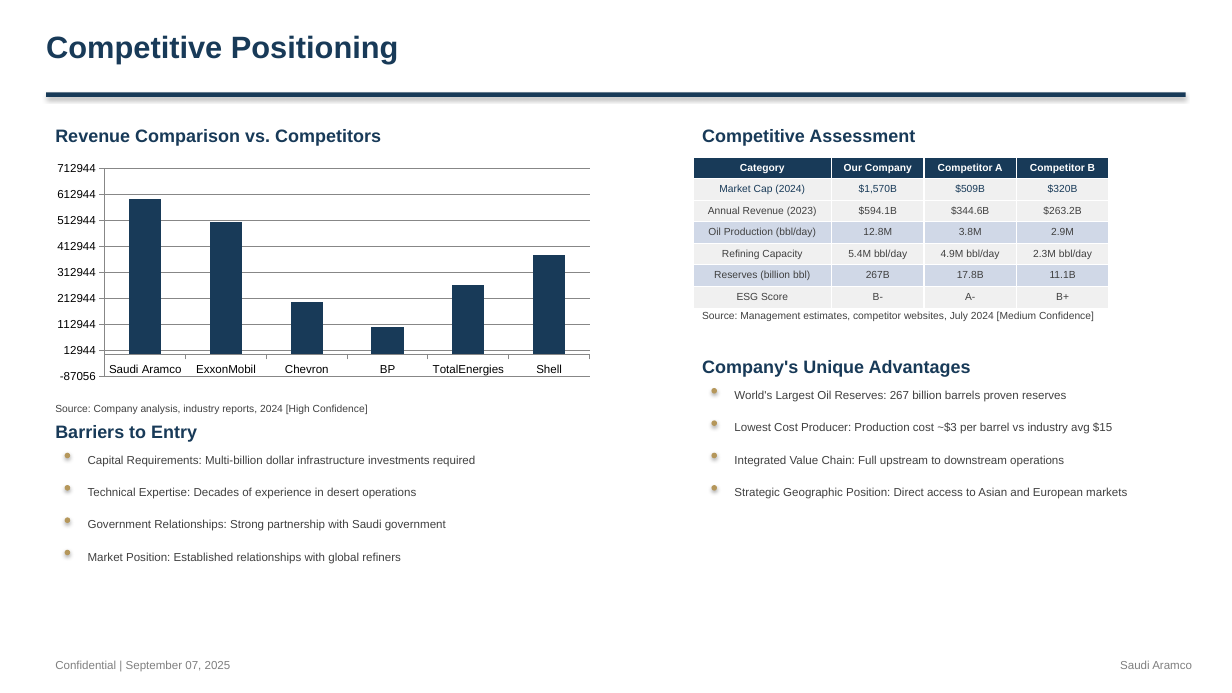
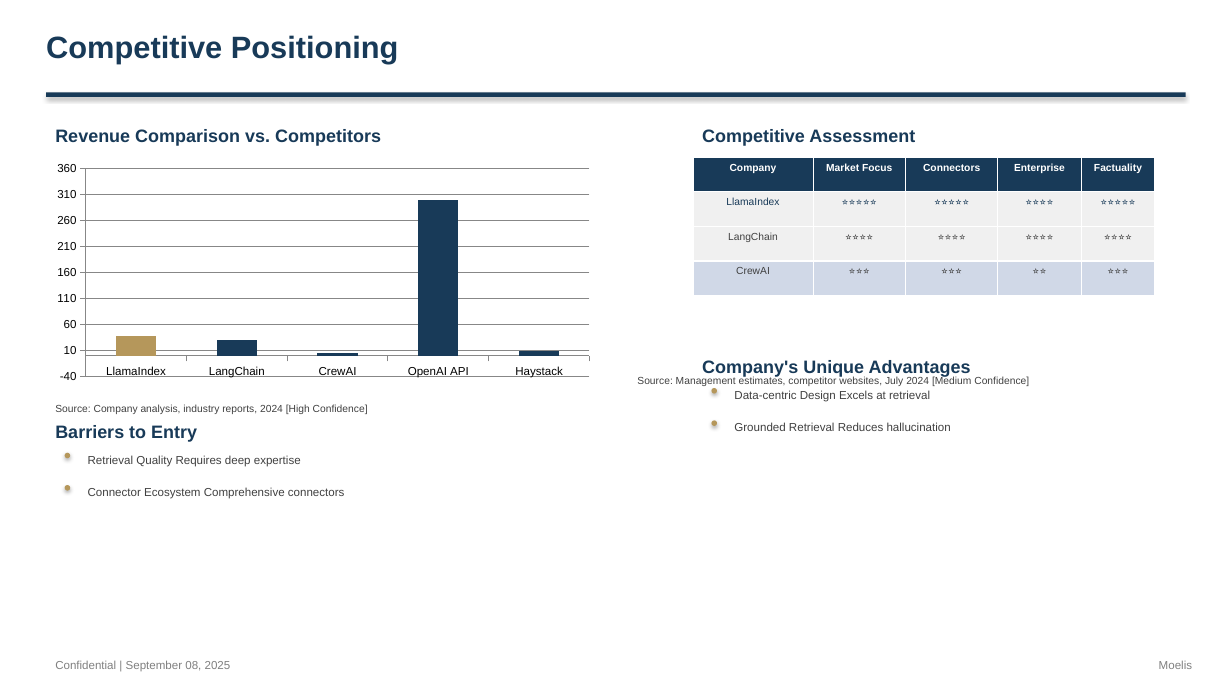
Before and after one commit to alinvb/slide_generator, a slide deck: slide 1 of test_competitive_positioning_fixed.pptx. Drawn at 1232x693 pixels with LibreOffice and Linux fonts; fonts in the diff are those of the drawing. Boxes give left, top, right and bottom in pixels: in the first picture for what was removed or moved away, otherwise in the second. Text is boxed around its words. In the diff, an @@ line names an element or a change of style, - is before the commit and + after.

```diff
--- a/test_competitive_positioning_fixed.pptx
+++ b/test_competitive_positioning_fixed.pptx
@@ column chart at bbox=[46, 157, 601, 388] @@
@@ title "Revenue (HK$ M)" to "Revenue ($M)" @@
-categories: Saudi Aramco, ExxonMobil, Chevron, BP, TotalEnergies, Shell
+categories: LlamaIndex, LangChain, CrewAI, OpenAI API, Haystack
-Revenue (HK$ M): 590000, 510000, 200000, 100000, 260000, 380000
+Revenue ($M): 40, 30, 0, 300, 10
@@ value axis changed @@
@@ table removed at bbox=[693, 157, 1109, 304], 7 rows, 4 columns @@
-Category | Our Company | Competitor A | Competitor B
-Market Cap (2024) | $1,570B | $509B | $320B
-Annual Revenue (2023) | $594.1B | $344.6B | $263.2B
-Oil Production (bbl/day) | 12.8M | 3.8M | 2.9M
-Refining Capacity | 5.4M bbl/day | 4.9M bbl/day | 2.3M bbl/day
-Reserves (billion bbl) | 267B | 17.8B | 11.1B
-ESG Score | B- | A- | B+
@@ table added at bbox=[693, 157, 1155, 296], 4 rows, 5 columns @@
+Company | Market Focus | Connectors | Enterprise | Factuality
+LlamaIndex | ⭐⭐⭐⭐⭐ | ⭐⭐⭐⭐⭐ | ⭐⭐⭐⭐ | ⭐⭐⭐⭐⭐
+LangChain | ⭐⭐⭐⭐ | ⭐⭐⭐⭐ | ⭐⭐⭐⭐ | ⭐⭐⭐⭐
+CrewAI | ⭐⭐⭐ | ⭐⭐⭐ | ⭐⭐ | ⭐⭐⭐
@@ text "Source: Management estimates, competitor websites, ...": place and size @@
-text "Source: Management estimates, competitor websites, ..." at bbox=[702, 311, 1094, 321]
+text "Source: Management estimates, competitor websites, ..." at bbox=[637, 376, 1029, 386]
@@ text at bbox=[734, 390, 930, 402]: text changed @@
-World's Largest Oil Reserves: 267 billion barrels proven reserves
+Data-centric Design Excels at retrieval
@@ text at bbox=[734, 422, 951, 431]: text changed @@
-Lowest Cost Producer: Production cost ~$3 per barrel vs industry avg $15
+Grounded Retrieval Reduces hallucination
@@ text at bbox=[88, 455, 301, 467]: text changed @@
-Capital Requirements: Multi-billion dollar infrastructure investments required
+Retrieval Quality Requires deep expertise
@@ ellipse removed at bbox=[712, 453, 717, 458] @@
@@ text removed at bbox=[734, 455, 1064, 467] @@
-Integrated Value Chain: Full upstream to downstream operations
@@ text at bbox=[88, 487, 345, 499]: text changed @@
-Technical Expertise: Decades of experience in desert operations
+Connector Ecosystem Comprehensive connectors
@@ ellipse removed at bbox=[712, 485, 717, 491] @@
@@ text removed at bbox=[734, 487, 1127, 499] @@
-Strategic Geographic Position: Direct access to Asian and European markets
@@ ellipse removed at bbox=[65, 518, 70, 523] @@
@@ text removed at bbox=[88, 519, 446, 531] @@
-Government Relationships: Strong partnership with Saudi government
@@ ellipse removed at bbox=[65, 550, 70, 555] @@
@@ text removed at bbox=[88, 552, 401, 564] @@
-Market Position: Established relationships with global refiners
@@ text at bbox=[55, 660, 231, 671]: text changed @@
-Confidential | September 07, 2025
+Confidential | September 08, 2025
@@ text at bbox=[1159, 661, 1192, 669]: text changed @@
-Saudi Aramco
+Moelis
```
Also in this commit, not shown: 33 other files.
